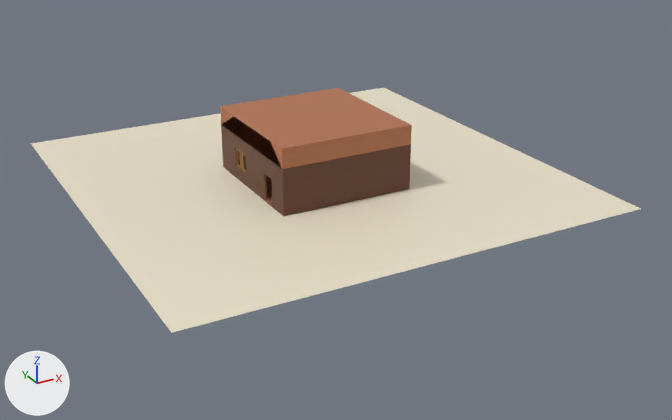
Renders of the Blender file client/assets/env/maps/lobby/base_map.blend from each side of a commit.
Rendered twice from a 50 mm camera at (-43.9, -85.9, 37.8) aimed at (1.2, -4.0, -3.1). The lights are fixed; the arrows at lower left show +X, +Y and +Z. The older version comes first.

Names of what the first picture shows: 'Saloon'.
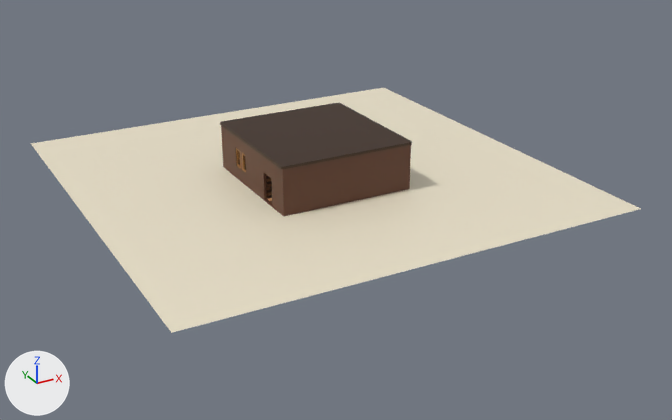
Commit message: remade map

Scene script edits in JSON lines:
```json
{"block": "me_plane_003", "where": "# used by ob_saloon; location = (0.0, 0.0, 0.0)"}
{"op": "remove", "block": "me_plane_003", "code": "me_plane_003.from_pydata(...)  # 2678 vertices, 2569 faces, 1 loose edge; spans x -24.9..24.9, y -24.9..24.9, z 0.0..7.2"}
{"op": "add", "block": "me_plane_003", "code": "me_plane_003.from_pydata(...)  # 2623 vertices, 2507 faces; spans x -24.9..24.9, y -24.9..24.9, z 0.0..5.3"}
{"block": "me_plane_003", "change": "me_plane_003 part 1: a new loose piece of 16 vertices spanning x -7.8..7.3, y -9.3..6.5, z 5.0..5.3, in mat_material (picture img_default_material_png)"}
{"block": "me_plane_003", "change": "me_plane_003 part 2: 169 vertices moved from x -7.6..6.9, y -8.9..6.1, z 0.2..7.1 to x -7.6..6.9, y -8.9..6.1, z 0.1..5.0; 136 vertices removed from x -7.6..7.2, y -9.2..6.4, z 0.0..7.2; 65 vertices added at x -7.6..6.9, y -8.9..3.8, z 0.1..5.0"}
{"block": "me_plane_003", "change": "me_plane_003 part 3: 119 kept faces spanning x -7.6..6.9, y -8.9..6.1, z 0.1..0.2 get new texture (UV) coordinates"}
{"block": "me_plane_003", "change": "me_plane_003 part 4: 2347 kept faces spanning x -24.9..24.9, y -24.9..24.9, z 0.0..5.0 are now shaded smooth"}
```

Location of each change, [x1, y1, x2, y2] in pixels of the pictures (672 x 420 px; the box of a moved part takes in the faces that stretch with it):
```json
{"part": 1, "of": "me_plane_003", "change": "added", "after": [220, 103, 412, 169], "on screen": "brown"}
{"part": 2, "of": "me_plane_003", "change": "moved or reshaped", "before": [220, 88, 412, 216], "after": [221, 126, 284, 216]}
{"part": 3, "of": "me_plane_003", "change": "surface changed", "before": [265, 184, 272, 206], "after": [265, 175, 272, 206]}
{"part": 4, "of": "me_plane_003", "change": "shading changed", "before": [217, 92, 448, 208], "after": [217, 92, 448, 208]}
```
